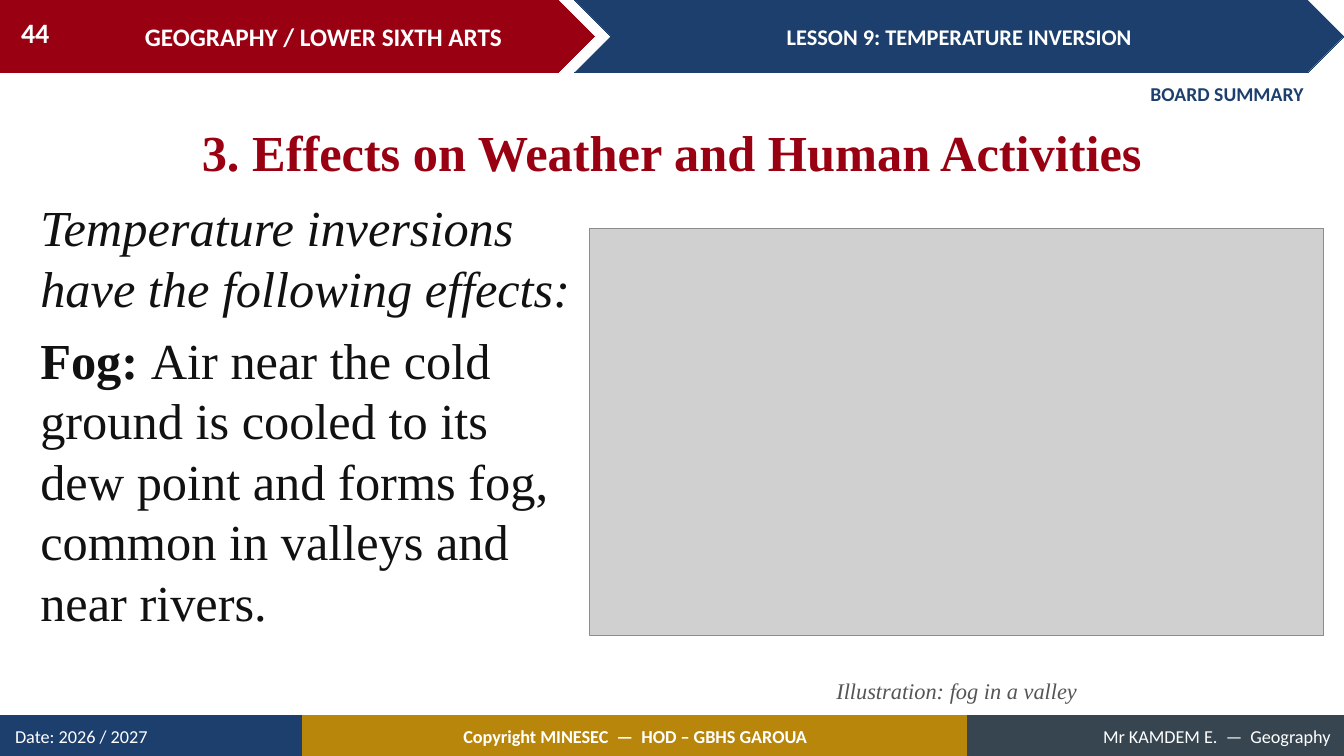
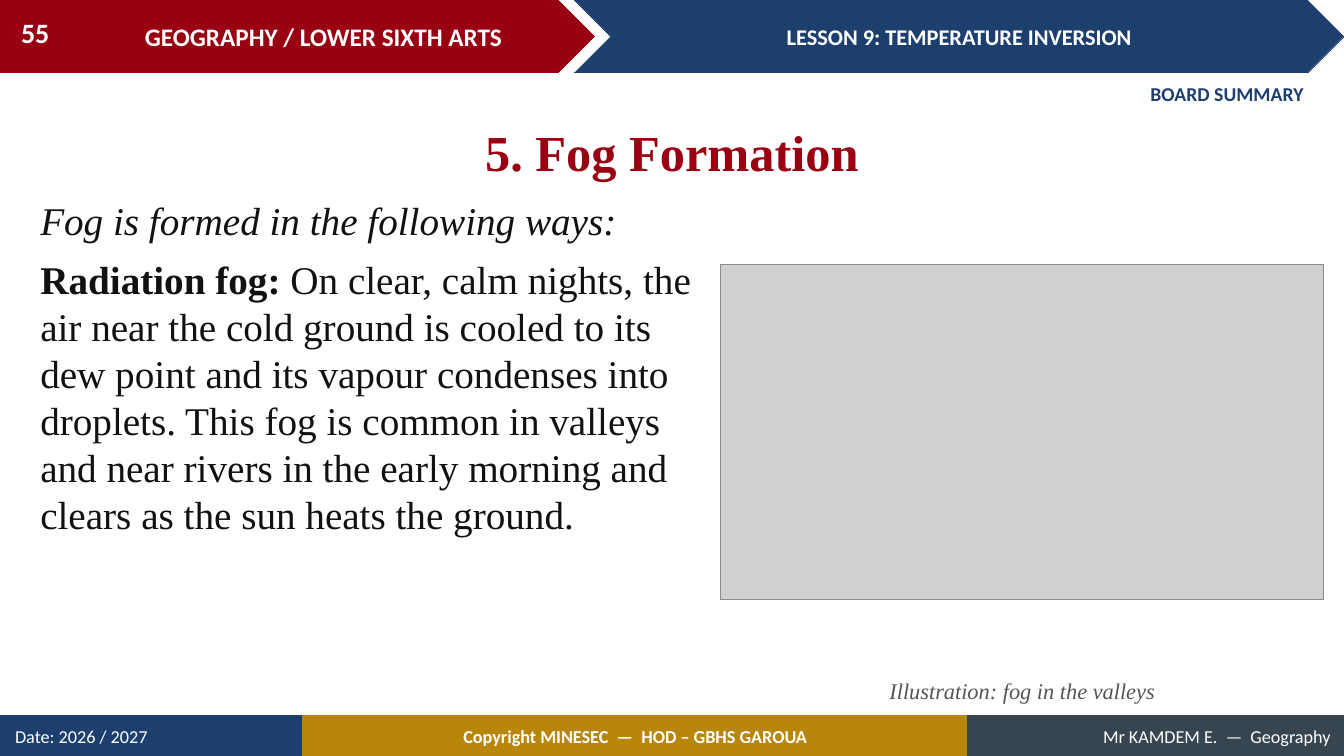
Before and after one commit to Berthautk/linea-github, a slide deck: slide 55 of lecons/LSA/Meteorology/09_LSA_MET_L09_Temperature_Inversion.pptx (slide 44 before the commit). Drawn at 1344x756 pixels with LibreOffice and Linux fonts; fonts in the diff are those of the drawing; grey boxes stand for pictures. Boxes give left, top, right and bottom in pixels: in the first picture for what was removed or moved away, otherwise in the second. Text is boxed around its words. In the diff, an @@ line names an element or a change of style, - is before the commit and + after.

```diff
--- a/lecons/LSA/Meteorology/09_LSA_MET_L09_Temperature_Inversion.pptx
+++ b/lecons/LSA/Meteorology/09_LSA_MET_L09_Temperature_Inversion.pptx
@@ page number at box(21, 24, 49, 43): text changed @@
-44
+55
@@ text at box(485, 136, 858, 181): text changed @@
-3. Effects on Weather and Human Activities
+5. Fog Formation
@@ text at box(40, 207, 691, 536): text changed; size 36 to 28 pt @@
-Temperature inversions have the following effects:
-Fog: Air near the cold ground is cooled to its dew point and forms fog, common in valleys and near rivers.
+Fog is formed in the following ways:
+Radiation fog: On clear, calm nights, the air near the cold ground is cooled to its dew point and its vapour condenses into droplets. This fog is common in valleys and near rivers in the early morning and clears as the sun heats the ground.
@@ picture: place and size @@
-picture at box(590, 229, 1324, 636)
+picture at box(721, 265, 1324, 600)
@@ text at box(889, 683, 1155, 704): text changed @@
-Illustration: fog in a valley
+Illustration: fog in the valleys
```
Also in this commit, not shown: 12 other slides changed, 10 slides added, 1 slide removed, 21 other files.
